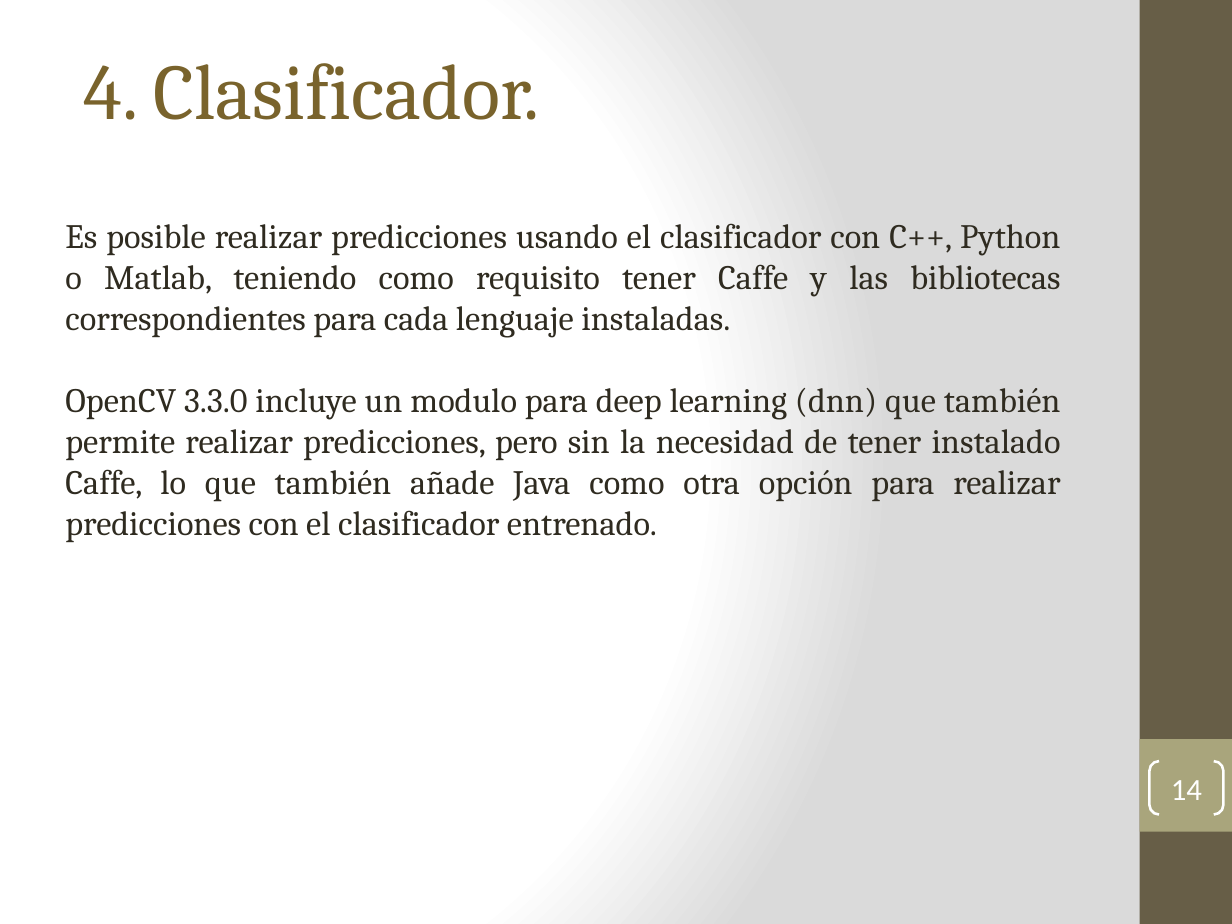
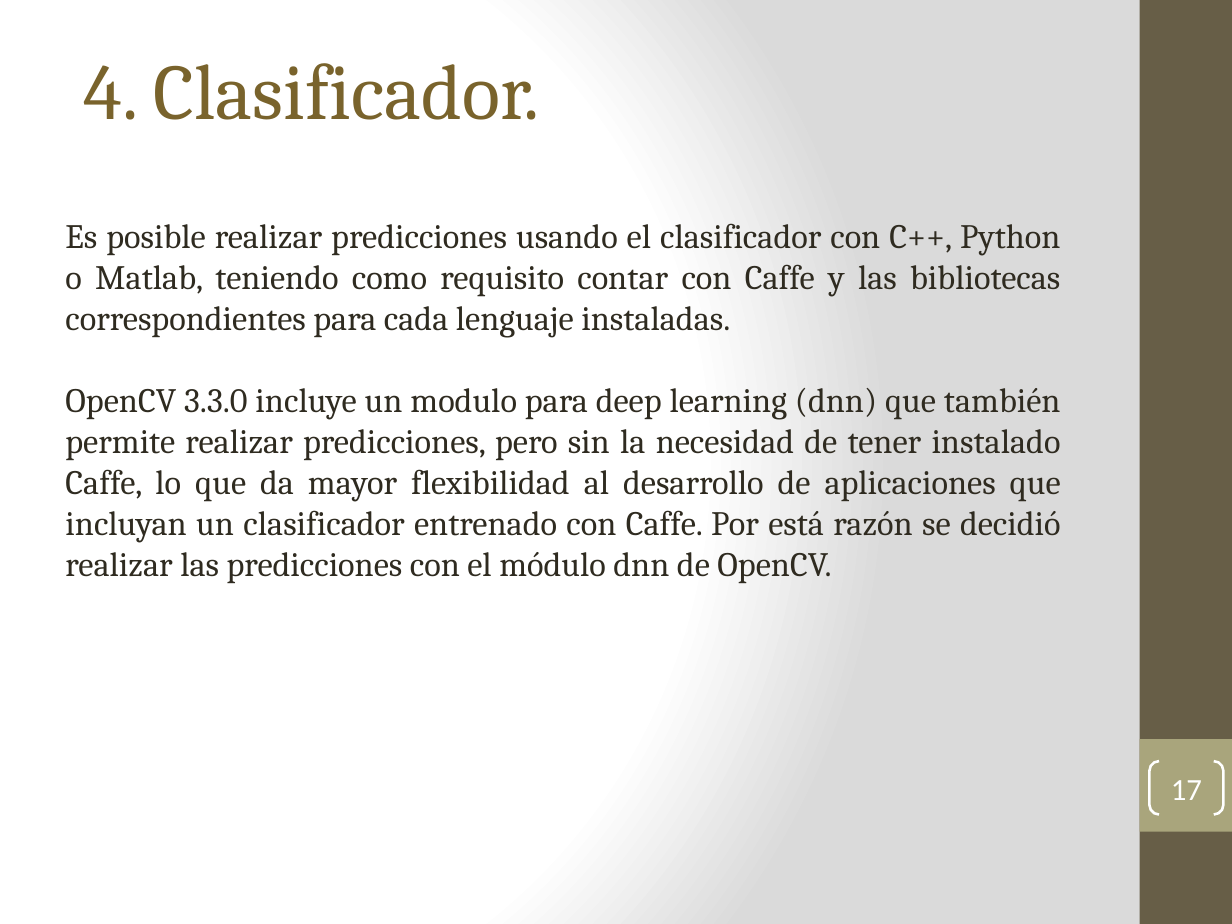
Before and after one commit to earredondo/PlantDiseaseDetection, a slide deck: slide 17 of technicalReport/tt2/presentacionTT2-v1.0.pptx (slide 14 before the commit). Drawn at 1232x924 pixels with LibreOffice and Linux fonts; fonts in the diff are those of the drawing. Boxes give left, top, right and bottom in pixels: in the first picture for what was removed or moved away, otherwise in the second. Text is boxed around its words. In the diff, an @@ line names an element or a change of style, - is before the commit and + after.

```diff
--- a/technicalReport/tt2/presentacionTT2-v1.0.pptx
+++ b/technicalReport/tt2/presentacionTT2-v1.0.pptx
@@ text at (65,223,1061,584): text changed @@
-Es posible realizar predicciones usando el clasificador con C++, Python o Matlab, teniendo como requisito tener Caffe y las bibliotecas correspondientes para cada lenguaje instaladas.
-OpenCV 3.3.0 incluye un modulo para deep learning (dnn) que también permite realizar predicciones, pero sin la necesidad de tener instalado Caffe, lo que también añade Java como otra opción para realizar predicciones con el clasificador entrenado.
+Es posible realizar predicciones usando el clasificador con C++, Python o Matlab, teniendo como requisito contar con Caffe y las bibliotecas correspondientes para cada lenguaje instaladas.
+OpenCV 3.3.0 incluye un modulo para deep learning (dnn) que también permite realizar predicciones, pero sin la necesidad de tener instalado Caffe, lo que da mayor flexibilidad al desarrollo de aplicaciones que incluyan un clasificador entrenado con Caffe. Por está razón se decidió realizar las predicciones con el módulo dnn de OpenCV.
@@ page number at (1171,780,1202,800): text changed @@
-14
+17
```
Also in this commit, not shown: 15 other slides changed, 5 slides added, 1 slide removed, 1 other file.
